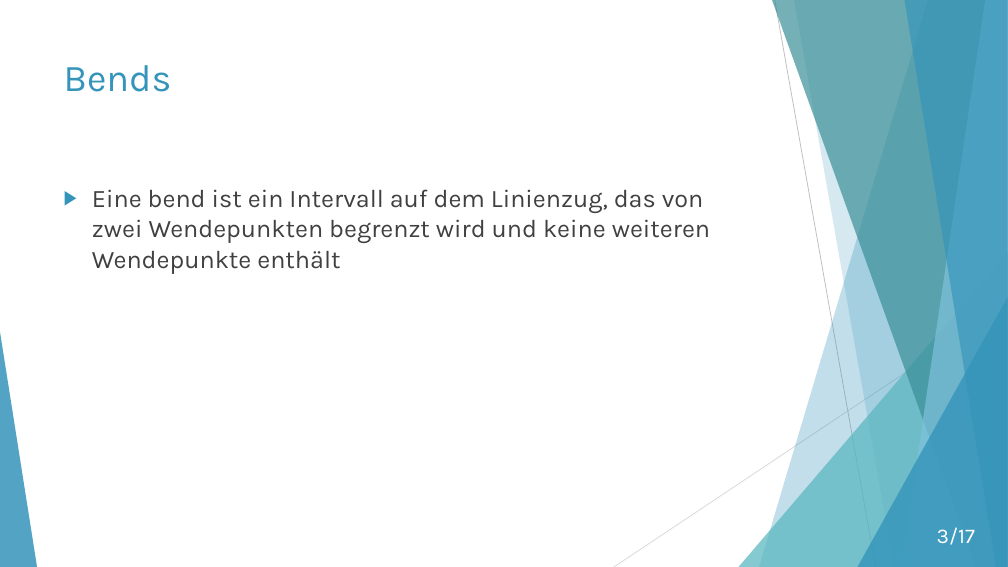
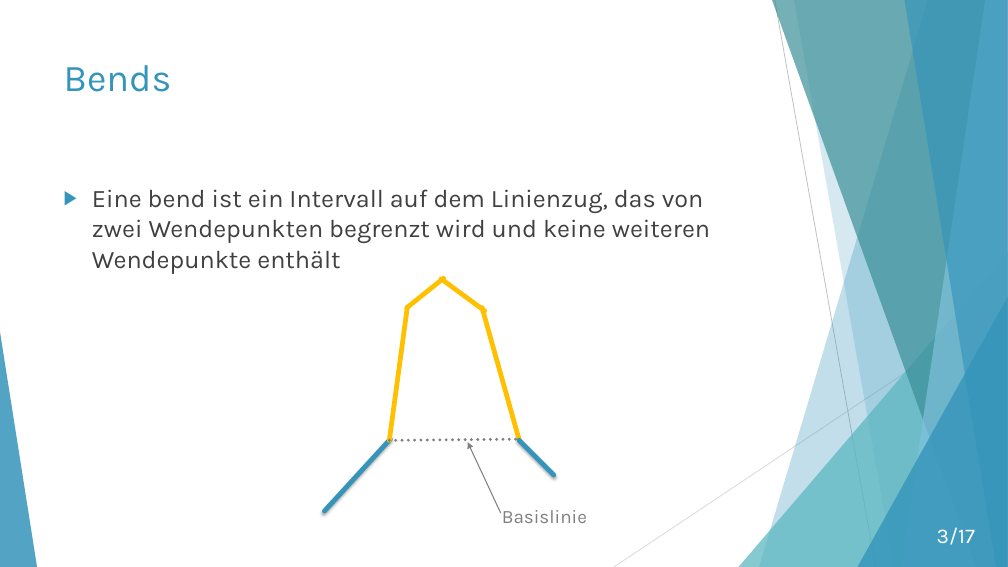
Before and after one commit to moritzhe/algokarto, a slide deck: slide 3 of Wang-Müller.pptx. Drawn at 1008x567 pixels with LibreOffice and Linux fonts; fonts in the diff are those of the drawing. Boxes give left, top, right and bottom in pixels: in the first picture for what was removed or moved away, otherwise in the second. Text is boxed around its words. In the diff, an @@ line names an element or a change of style, - is before the commit and + after.

```diff
--- a/Wang-Müller.pptx
+++ b/Wang-Müller.pptx
@@ line added from (407, 308) to (444, 278), #FFC000 4.5 pt @@
@@ line added from (442, 279) to (485, 311), #FFC000 4.5 pt @@
@@ line added from (389, 440) to (408, 308), #FFC000 4.5 pt @@
@@ line added from (482, 308) to (520, 440), #FFC000 4.5 pt @@
@@ line added from (324, 511) to (390, 439), #3494BA 4.5 pt @@
@@ line added from (389, 440) to (520, 439), #808080 3 pt dashed @@
@@ arrow added from (501, 513) to (468, 442), #808080 1 pt @@
@@ line added from (520, 440) to (554, 475), #3494BA 4.5 pt @@
@@ text added at bbox=[502, 510, 587, 523], 18 pt, text #808080 @@
+Basislinie
```
Also in this commit, not shown: 2 other slides changed, 1 slide added, 1 slide removed.
